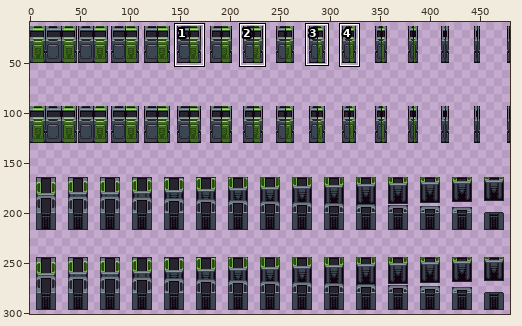
Pixel-art file -- Resources/Textures/_ST/ASSETS/Airlock_Composite.ase. The picture above shows the old version from afar; the outline marks the close-up.
Close-up. Earlier state:
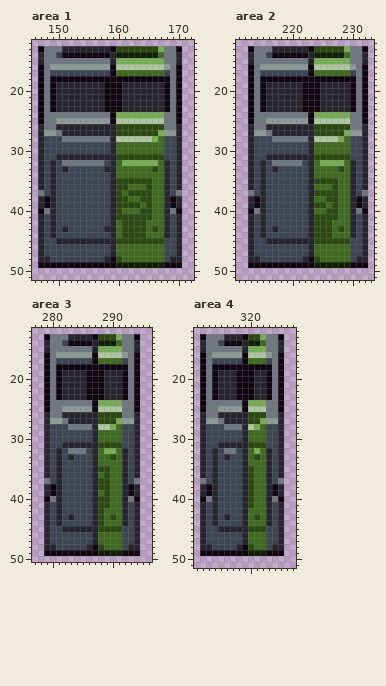
480x320 pixels, 1 frame. Shown: area 1: x 146..172, y 12..51; area 2: x 211..233, y 12..51; area 3: x 277..296, y 12..50; area 4: x 311..327, y 12..51. The wide view leaves out empty margins. The commit also changed other parts of the picture, which this record leaves out.
After:
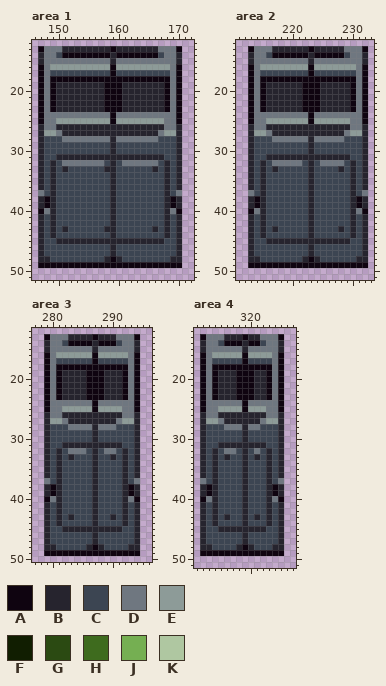
Palette (. is transparent): A #0f0410  B #26242e  C #3c4552  D #6f7780  E #8d9b98  F #111e01  G #2b4a12  H #3e6b1e  J #75af52  K #afc7a1
Changes in this commit:
layer "Stripe A" now hidden
Area 1:
y 13: x 160..167 GGGGGGGJ -> BBBBBBBD
y 14: x 160..167 FFFFFFFH -> AAAAAAAC
y 15: x 160..167 JJJJJJJJ -> DDDDDDDD
y 16: x 160..167 KKKKKKKK -> EEEEEEEE
y 17: x 160..167 HHHHHHHH -> CCCCCCCC
y 24: x 160..167 JJJJJJJJ -> DDDDDDDD
y 25: x 160..167 KKKKKKKK -> EEEEEEEE
y 26: x 160..167 GGGGGGGG -> BBBBBBBB
y 27: x 160..167 GGGGGGGJ -> BBBBBBBD
y 28: x 160..167 KKKKKKJH -> DDDDDDDC
y 29..30: x 160..167 HHHHHHHH -> CCCCCCCC
y 31: x 160..167 GGGGGGGG -> BBBBBBBB
y 32: x 160..167 HJJJJJJH -> CDDDDDDC
y 33: x 160..167 HHHHHHGH -> CCCCCCBC
y 34: x 160..167 HHHHHHHH -> CCCCCCCC
y 35: x 160..167 GGGGGGHH -> CCCCCCCC
y 36: x 160..167 GGHHHGHH -> CCCCCCCC
y 37: x 160..167 GHGGGGHH -> CCCCCCCC
y 38: x 160..167 GGHHGGHH -> CCCCCCCC
y 39: x 160..167 GGGGHGHH -> CCCCCCCC
y 40: x 160..167 GHHHGGHH -> CCCCCCCC
y 41: x 160..167 GGGGGGHH -> CCCCCCCC
y 42: x 160..167 HGGGGHHH -> CCCCCCCC
y 43: x 160..167 HGGGGHGH -> CCCCCCBC
y 44: x 160..167 HGGGGHHH -> CCCCCCCC
y 45: x 160..167 GGGGGGGG -> BBBBBBBB
y 46..47: x 160..167 HHHHHHHH -> CCCCCCCC
y 48: x 160..167 GHHHHHHH -> BCCCCCCC
y 49: x 160..167 FFFFFFFF -> AAAAAAAA
Area 2:
y 13: x 224..229 GGGGGJ -> BBBBBD
y 14: x 224..229 FFFFFH -> AAAAAC
y 15: x 224..229 JJJJJJ -> DDDDDD
y 16: x 224..229 KKKKKK -> EEEEEE
y 17: x 224..229 HHHHHH -> CCCCCC
y 24: x 224..229 JJJJJJ -> DDDDDD
y 25: x 224..229 KKKKKK -> EEEEEE
y 26: x 224..229 GGGGGG -> BBBBBB
y 27: x 224..229 GGGGGJ -> BBBBBD
y 28: x 224..229 KKKKJH -> DDDDDC
y 29..30: x 224..229 HHHHHH -> CCCCCC
y 31: x 224..229 GGGGGG -> BBBBBB
y 32: x 224..229 HJJJJH -> CDDDDC
y 33: x 224..229 HHHHGH -> CCCCBC
y 34: x 224..229 HHHHHH -> CCCCCC
y 35: x 224..229 GGGGHH -> CCCCCC
y 36: x 224..229 HHHGHH -> CCCCCC
y 37: x 224..229 GGGGHH -> CCCCCC
y 38: x 224..229 HHGGHH -> CCCCCC
y 39: x 224..229 GGHGHH -> CCCCCC
y 40: x 224..229 HHGGHH -> CCCCCC
y 41: x 224..229 GGGGHH -> CCCCCC
y 42: x 224..229 GGGHHH -> CCCCCC
y 43: x 224..229 GGGHGH -> CCCCBC
y 44: x 224..229 GGGHHH -> CCCCCC
y 45: x 224..229 GGGGGG -> BBBBBB
y 46..47: x 224..229 HHHHHH -> CCCCCC
y 48: x 224..229 GHHHHH -> BCCCCC
y 49: x 224..229 FFFFFF -> AAAAAA
Area 3:
y 13: x 288..291 GGGJ -> BBBD
y 14: x 288..291 FFFH -> AAAC
y 15: x 288..291 JJJJ -> DDDD
y 16: x 288..291 KKKK -> EEEE
y 17: x 288..291 HHHH -> CCCC
y 24: x 288..291 JJJJ -> DDDD
y 25: x 288..291 KKKK -> EEEE
y 26: x 288..291 GGGG -> BBBB
y 27: x 288..291 GGGJ -> BBBD
y 28: x 288..291 KKJH -> DDDC
y 29..30: x 288..291 HHHH -> CCCC
y 31: x 288..291 GGGG -> BBBB
y 32: x 288..291 HJJH -> CDDC
y 33: x 288..291 HHGH -> CCBC
y 34: x 288..291 HHHH -> CCCC
y 35: x 288..291 GGHH -> CCCC
y 36: x 288..291 HGHH -> CCCC
y 37..38: x 288..291 GGHH -> CCCC
y 39: x 288..291 HGHH -> CCCC
y 40..41: x 288..291 GGHH -> CCCC
y 42: x 288..291 GHHH -> CCCC
y 43: x 288..291 GHGH -> CCBC
y 44: x 288..291 GHHH -> CCCC
y 45: x 288..291 GGGG -> BBBB
y 46..47: x 288..291 HHHH -> CCCC
y 48: x 288..291 GHHH -> BCCC
y 49: x 288..291 FFFF -> AAAA
Area 4:
y 13: x 320..322 GGJ -> BBD
y 14: x 320..322 FFH -> AAC
y 15: x 320..322 JJJ -> DDD
y 16: x 320..322 KKK -> EEE
y 17: x 320..322 HHH -> CCC
y 24: x 320..322 JJJ -> DDD
y 25: x 320..322 KKK -> EEE
y 26: x 320..322 GGG -> BBB
y 27: x 320..322 GGJ -> BBD
y 28: x 320..322 KJH -> DDC
y 29..30: x 320..322 HHH -> CCC
y 31: x 320..322 GGG -> BBB
y 32: x 320..322 HJH -> CDC
y 33: x 320..322 HGH -> CBC
y 34: x 320..322 HHH -> CCC
y 35..41: x 320..322 GHH -> CCC
y 42: x 320..322 HHH -> CCC
y 43: x 320..322 HGH -> CBC
y 44: x 320..322 HHH -> CCC
y 45: x 320..322 GGG -> BBB
y 46..47: x 320..322 HHH -> CCC
y 48: x 320..322 GHH -> BCC
y 49: x 320..322 FFF -> AAA
Where, in picture pixels (left, top, right, bottom), the same in both close-ups:
changed: (116, 46, 164, 76)
changed: (116, 112, 164, 268)
changed: (314, 46, 350, 76)
changed: (314, 112, 350, 268)
changed: (98, 334, 122, 364)
changed: (98, 400, 122, 556)
changed: (248, 334, 266, 364)
changed: (248, 400, 266, 556)
